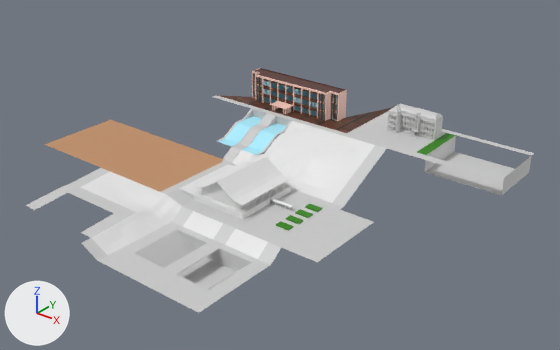
One commit to the FBX model _Models/map.fbx: the scene before it, then after it.
Both versions are drawn from a 50 mm lens placed at (6.86, -8.45, 4.26), pointed at (0.75, -0.82, -0.47). Lighting does not change. The marker at lower left points along +X, +Y and +Z. Where no turn or scale is listed for an object, it has been applied to the vertices. Vertices at the same position are counted once.

Names of what the first picture shows: 'director_building', 'school_glass_001', 'school_walls', 'teacher_building', 'terrain', 'walkroad', 'water_stairs'.
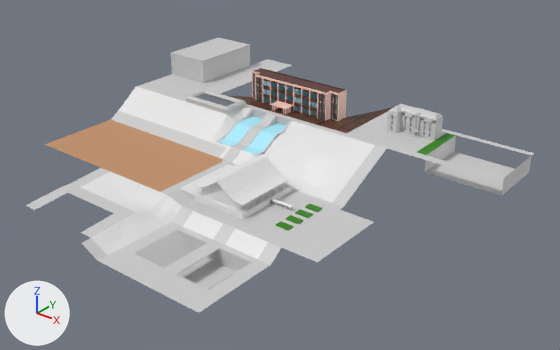
Boxes (x1, y1, x2, y2) around the edits, measured in the pictures (560 x 350 px):
'walkroad', reshaped (16% taller)
    before: (26, 95, 534, 313)
    after: (26, 59, 534, 313)
'terrain', reshaped (24% taller)
    before: (80, 121, 375, 259)
    after: (80, 87, 375, 259)
'gym', added
    after: (171, 38, 250, 83)
part 1 of me_walkroad, added
    after: (111, 59, 292, 158)
part 2 of me_terrain, added
    after: (118, 87, 251, 159)

Patch to the scene script:
```diff
--- a/_Models/map.fbx.py
+++ b/_Models/map.fbx.py
@@ me_walkroad @@
 # used by ob_walkroad; location = (0.0, 0.0, 0.0)
-me_walkroad.from_pydata(...)  # 233 vertices, 157 faces; spans x -2.56..3.6, y -3.72..1.42, z -0.84..0.01
+me_walkroad.from_pydata(...)  # 275 vertices, 188 faces; spans x -2.56..3.6, y -3.72..2.04, z -0.84..0.1
+# me_walkroad part 1
+# 36 vertices are added at x -2.56..-0.19, y -1.04..2.04, z -0.4..0.1
+# 6 new vertices lie (0.0, 0.42, 0.0) away from vertices in x -2.56..-0.55, y -0.46, z 0.0..0.07
+# 31 new faces join them, mat_estrada (light grey #cecece)
 me_walkroad.materials.append(mat_dirt)
@@ me_terrain @@
 # used by ob_terrain; location = (0.0, 0.0, 0.0)
-me_terrain.from_pydata(...)  # 336 vertices, 261 faces; spans x -1.06..1.8, y -3.57..-0.04, z -0.62..0.0
+me_terrain.from_pydata(...)  # 422 vertices, 323 faces; spans x -2.56..1.8, y -3.57..-0.04, z -0.62..0.01
+# me_terrain part 2: a new loose piece of 86 vertices spanning x -2.56..-0.12, y -1.04..-0.04, z -0.4..0.01, in mat_terrain (white #e7e7e7)
 me_terrain.materials.append(mat_terrain)
@@ me_gym @@
+me_gym.from_pydata(...)  # a box spanning x -2.56..-1.82, y 0.36..1.56, z 0.0..0.38
+me_gym.materials.append(mat_estrada)  # light grey #cecece
@@ ob_gym @@
+ob_gym = bpy.data.objects.new('gym', me_gym)
+ob_gym.location = (0.0, 0.0, 0.0)
```
